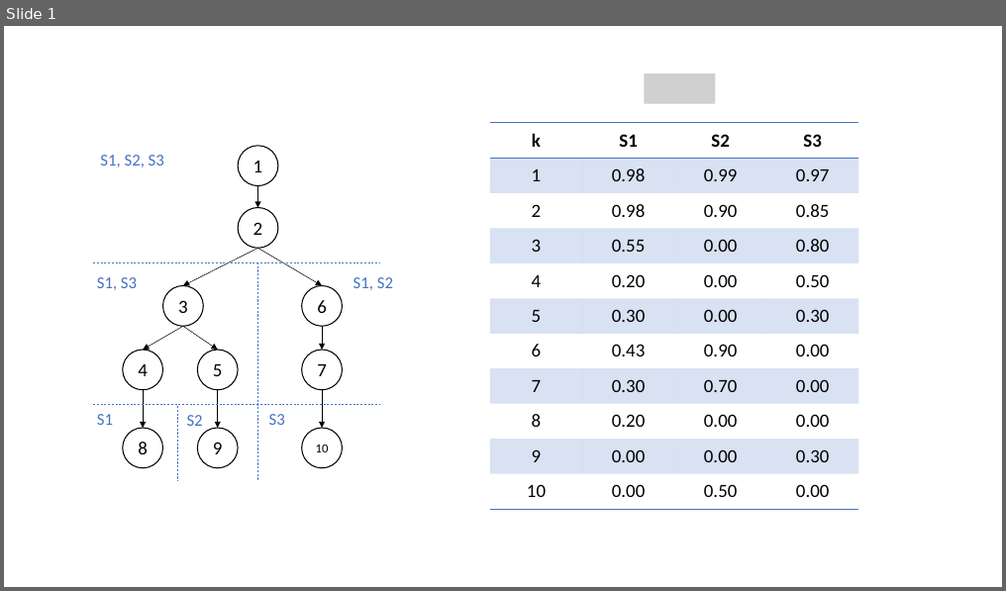
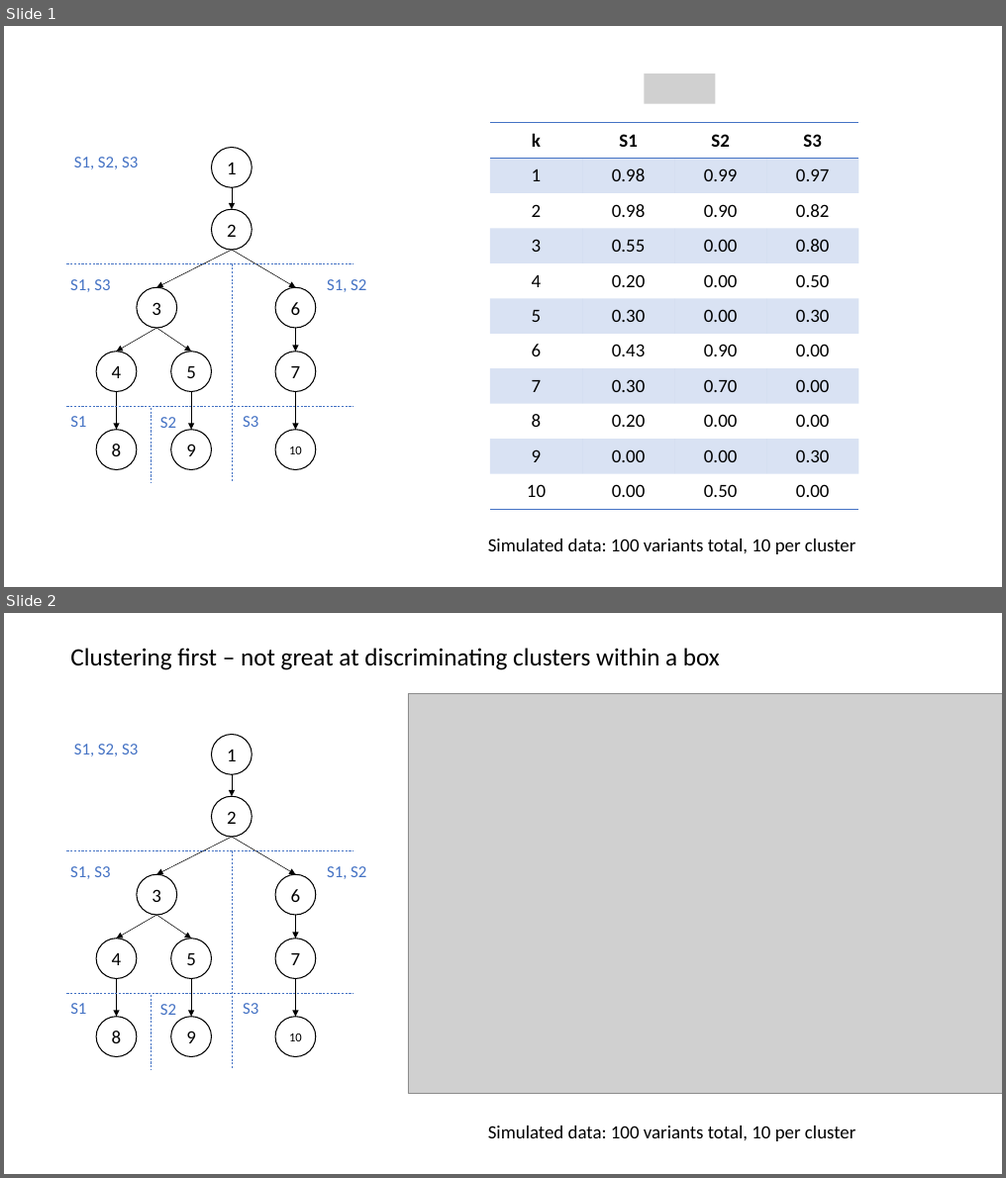
Before and after one commit to KarchinLab/pictograph, a slide deck: v6/figs/test-data-1.pptx. Shown one above the other, each under a label of ours: slide 1 before the commit, slides 1 and 2 after it. The pictures are 1006x591 and 1006x1178 pixels, drawn with LibreOffice and Linux fonts; fonts in the diff are those of the drawing; grey boxes stand for pictures. Boxes give left, top, right and bottom in pixels: in the first picture for what was removed or moved away, otherwise in the second. Text is boxed around its words. In the diff, an @@ line names an element or a change of style, - is before the commit and + after.

Commit message:
plot mcmc z from clustering first

```diff
--- a/v6/figs/test-data-1.pptx
+++ b/v6/figs/test-data-1.pptx
@@ slide 2 added at (x1=4, y1=613, x2=1002, y2=1174), background #FFFFFF @@
@@ title added at (x1=70, y1=648, x2=720, y2=670), 24 pt, text #000000 @@
+Clustering first – not great at discriminating clusters within a box
@@ picture added at (x1=408, y1=694, x2=1002, y2=1093) @@
@@ text added at (x1=74, y1=744, x2=138, y2=757), 16 pt, text #4472C4 @@
+S1, S2, S3
@@ ellipse added at (x1=211, y1=735, x2=252, y2=774), outline #000000 1 pt, 18 pt, text #000000 @@
+1
@@ arrow added from (232, 774) to (232, 796), #000000 0.5 pt @@
@@ ellipse added at (x1=211, y1=796, x2=252, y2=837), outline #000000 1 pt, 18 pt, text #000000 @@
+2
@@ arrow added from (232, 837) to (156, 875), #000000 0.5 pt @@
@@ arrow added from (232, 837) to (295, 875), #000000 0.5 pt @@
@@ line added from (67, 851) to (352, 851), #4472C4 0.5 pt dashed @@
@@ text added at (x1=70, y1=866, x2=110, y2=879), 16 pt, text #4472C4 @@
+S1, S3
@@ ellipse added at (x1=137, y1=875, x2=177, y2=916), outline #000000 1 pt, 18 pt, text #000000 @@
+3
@@ line added from (232, 851) to (232, 1069), #4472C4 0.5 pt dashed @@
@@ ellipse added at (x1=275, y1=875, x2=316, y2=916), outline #000000 1 pt, 18 pt, text #000000 @@
+6
@@ text added at (x1=327, y1=866, x2=366, y2=879), 16 pt, text #4472C4 @@
+S1, S2
@@ ellipse added at (x1=96, y1=939, x2=137, y2=979), outline #000000 1 pt, 18 pt, text #000000 @@
+4
@@ arrow added from (156, 915) to (116, 939), #000000 0.5 pt @@
@@ arrow added from (156, 915) to (191, 939), #000000 0.5 pt @@
@@ ellipse added at (x1=171, y1=939, x2=211, y2=979), outline #000000 1 pt, 18 pt, text #000000 @@
+5
@@ ellipse added at (x1=275, y1=939, x2=316, y2=979), outline #000000 1 pt, 18 pt, text #000000 @@
+7
@@ arrow added from (295, 915) to (295, 939), #000000 0.5 pt @@
@@ line added from (67, 993) to (352, 993), #4472C4 0.5 pt dashed @@
@@ arrow added from (116, 979) to (116, 1017), #000000 0.5 pt @@
@@ line added from (151, 995) to (151, 1069), #4472C4 0.5 pt dashed @@
@@ arrow added from (191, 979) to (191, 1017), #000000 0.5 pt @@
@@ arrow added from (295, 979) to (295, 1017), #000000 0.5 pt @@
@@ text added at (x1=70, y1=1003, x2=86, y2=1014), 16 pt, text #4472C4 @@
+S1
@@ ellipse added at (x1=96, y1=1017, x2=137, y2=1057), outline #000000 1 pt, 18 pt, text #000000 @@
+8
@@ text added at (x1=160, y1=1004, x2=176, y2=1015), 16 pt, text #4472C4 @@
+S2
@@ ellipse added at (x1=171, y1=1017, x2=211, y2=1057), outline #000000 1 pt, 18 pt, text #000000 @@
+9
@@ text added at (x1=243, y1=1003, x2=258, y2=1014), 16 pt, text #4472C4 @@
+S3
@@ ellipse added at (x1=275, y1=1017, x2=316, y2=1057), outline #000000 1 pt, 12 pt, text #000000 @@
+10
@@ text added at (x1=488, y1=1126, x2=856, y2=1142), 18 pt, text #000000 @@
+Simulated data: 100 variants total, 10 per cluster
@@ slide 1 changed as well @@
@@ table at (x1=490, y1=123, x2=858, y2=509) @@
-row 3, column 4: 0.85
+row 3, column 4: 0.82
@@ ellipse "3" moved from (x1=162, y1=285, x2=203, y2=326) to (x1=137, y1=288, x2=177, y2=329) @@
@@ ellipse "6" moved from (x1=302, y1=285, x2=343, y2=326) to (x1=275, y1=288, x2=316, y2=329) @@
@@ text "S1, S2" moved from (x1=353, y1=277, x2=393, y2=290) to (x1=327, y1=279, x2=366, y2=292) @@
@@ 9 arrows, 8 ellipses, 5 texts, 4 lines moved together from (x1=93, y1=146, x2=379, y2=481) to (x1=67, y1=148, x2=352, y2=482) @@
@@ text added at (x1=488, y1=539, x2=856, y2=555), 18 pt, text #000000 @@
+Simulated data: 100 variants total, 10 per cluster
```
Also in this commit, not shown: 3 other files.
